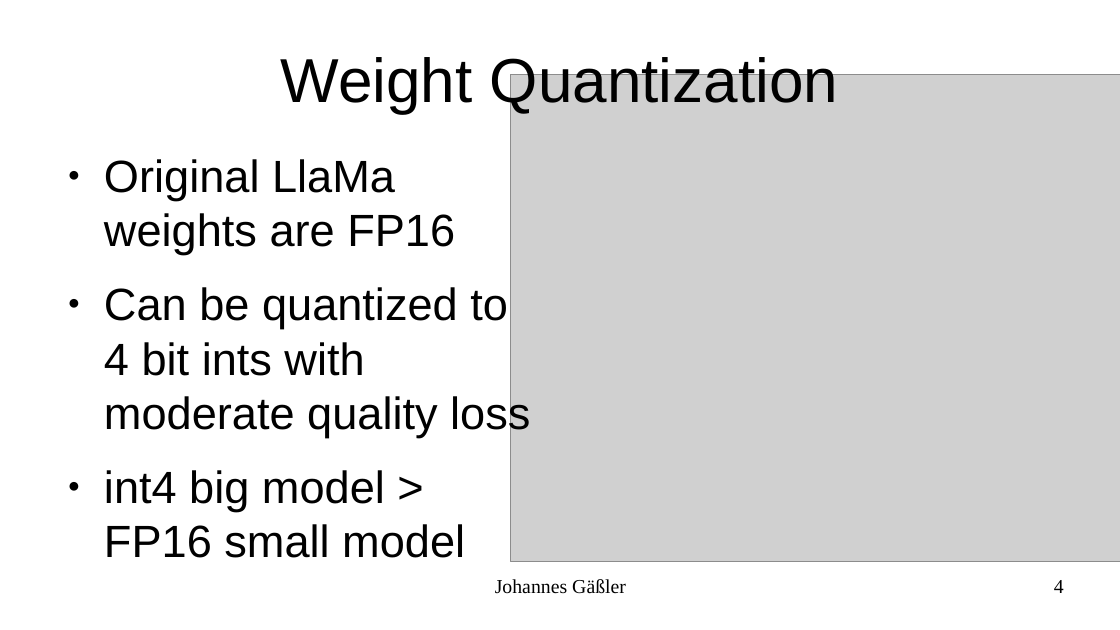
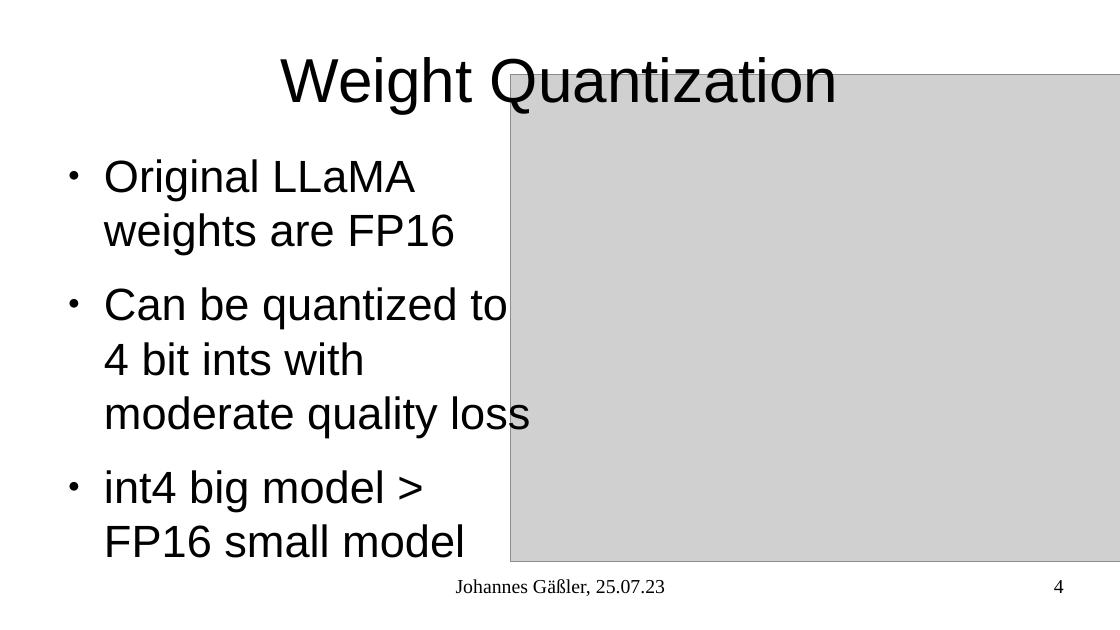
Before and after one commit to JohannesGaessler/presentations, a slide deck: slide 4 of 2023_07_25_llama.cpp_GPU_Acceleration/karlsruhe.ai.odp. Drawn at 1120x630 pixels with LibreOffice and Linux fonts; fonts in the diff are those of the drawing; grey boxes stand for pictures. Boxes give left, top, right and bottom in pixels: in the first picture for what was removed or moved away, otherwise in the second. Text is boxed around its words. In the diff, an @@ line names an element or a change of style, - is before the commit and + after.

```diff
--- a/2023_07_25_llama.cpp_GPU_Acceleration/karlsruhe.ai.odp
+++ b/2023_07_25_llama.cpp_GPU_Acceleration/karlsruhe.ai.odp
@@ text at (104,159,455,255): text changed @@
-● Original LlaMa weights are FP16
+● Original LLaMA weights are FP16
@@ text at (456,579,665,596): text changed @@
-Johannes Gäßler
+Johannes Gäßler, 25.07.23
```
Also in this commit, not shown: 15 other slides changed, 4 slides added, 3 other files.
